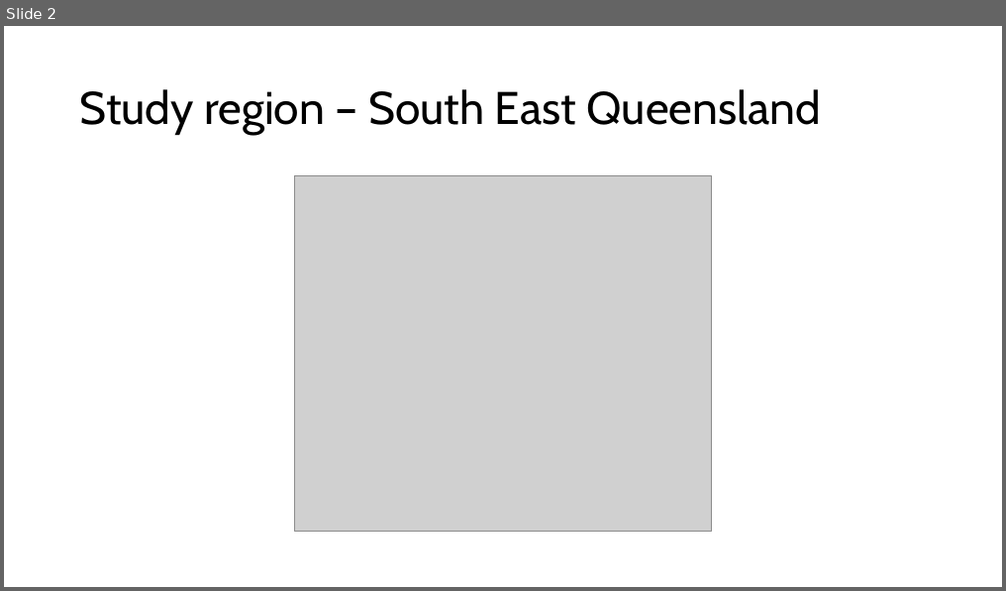
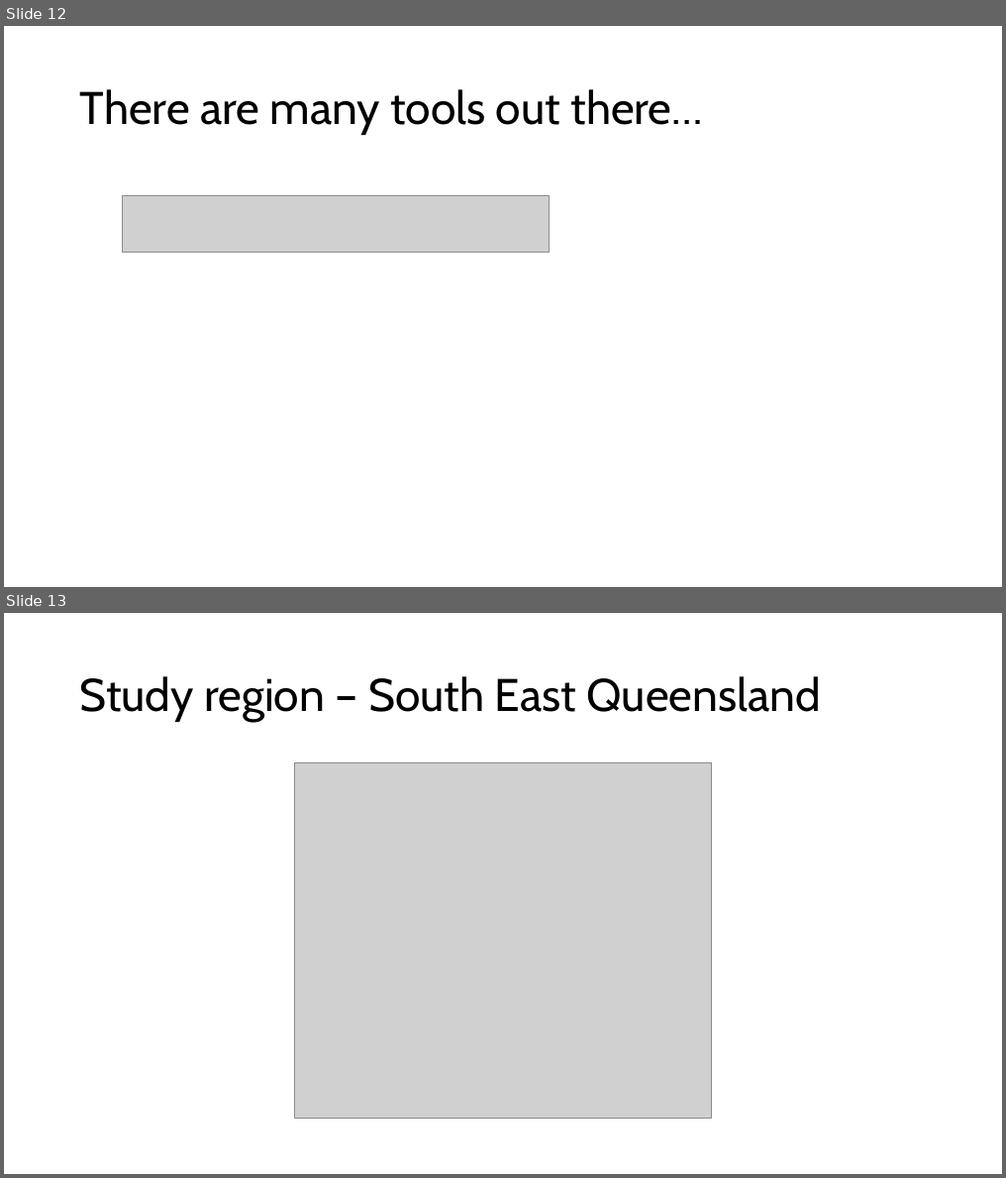
Before and after one commit to patch105/ICCB_koala_sdm, a slide deck: ICC_koala_sdm_slides.pptx. Shown one above the other, each under a label of ours: slide 2 before the commit, slides 12 and 13 after it. The pictures are 1006x591 and 1006x1178 pixels, drawn with LibreOffice and Linux fonts; fonts in the diff are those of the drawing; grey boxes stand for pictures. Boxes give left, top, right and bottom in pixels: in the first picture for what was removed or moved away, otherwise in the second. Text is boxed around its words. In the diff, an @@ line names an element or a change of style, - is before the commit and + after.

```diff
--- a/ICC_koala_sdm_slides.pptx
+++ b/ICC_koala_sdm_slides.pptx
@@ slide 12 added at (x1=4, y1=26, x2=1002, y2=587), background #FFFFFF @@
@@ title added at (x1=80, y1=89, x2=702, y2=135), 44 pt, text #000000 @@
+There are many tools out there…
@@ picture added at (x1=122, y1=195, x2=549, y2=252) @@
@@ what was slide 2 is now slide 13 @@
```
Also in this commit, not shown: 11 other slides added, 1 slide removed.
